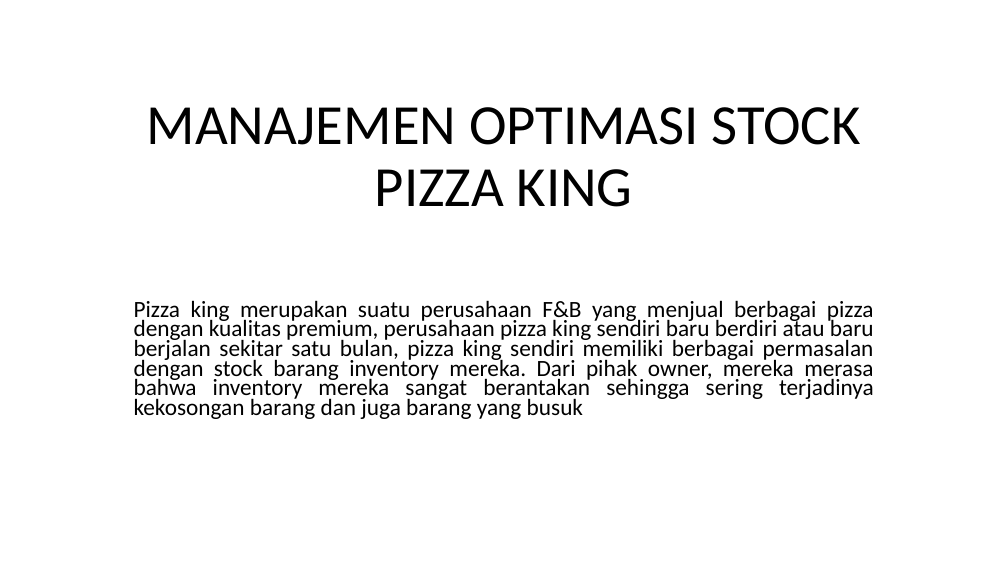
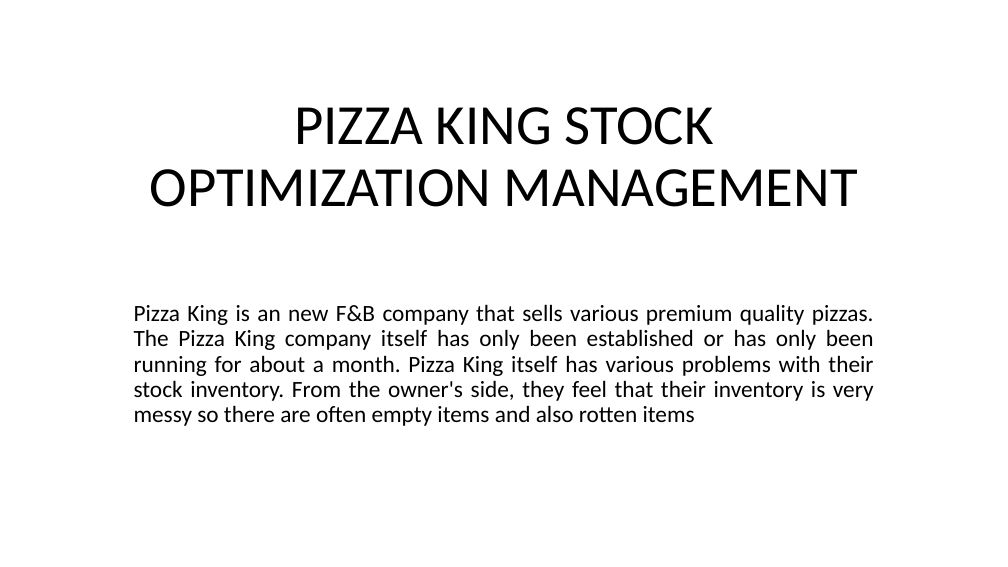
Before and after one commit to Halaholo61/Pizza-king-Stock-Optimization, a slide deck: slide 1 of MANAJEMEN OPTIMASI STOCK PIZZA KING.pptx. Drawn at 1008x567 pixels with LibreOffice and Linux fonts; fonts in the diff are those of the drawing. Boxes give left, top, right and bottom in pixels: in the first picture for what was removed or moved away, otherwise in the second. Text is boxed around its words. In the diff, an @@ line names an element or a change of style, - is before the commit and + after.

```diff
--- a/MANAJEMEN OPTIMASI STOCK PIZZA KING.pptx
+++ b/MANAJEMEN OPTIMASI STOCK PIZZA KING.pptx
@@ title at [150,107,858,207]: text changed @@
-MANAJEMEN OPTIMASI STOCK PIZZA KING
+PIZZA KING STOCK OPTIMIZATION MANAGEMENT
@@ subtitle at [134,304,874,426]: text changed @@
-Pizza king merupakan suatu perusahaan F&B yang menjual berbagai pizza dengan kualitas premium, perusahaan pizza king sendiri baru berdiri atau baru berjalan sekitar satu bulan, pizza king sendiri memiliki berbagai permasalan dengan stock barang inventory mereka. Dari pihak owner, mereka merasa bahwa inventory mereka sangat berantakan sehingga sering terjadinya kekosongan barang dan juga barang yang busuk
+Pizza King is an new F&B company that sells various premium quality pizzas. The Pizza King company itself has only been established or has only been running for about a month. Pizza King itself has various problems with their stock inventory. From the owner's side, they feel that their inventory is very messy so there are often empty items and also rotten items
```
Also in this commit, not shown: 2 other slides changed, 8 slides added, 8 slides removed, 3 other files.
